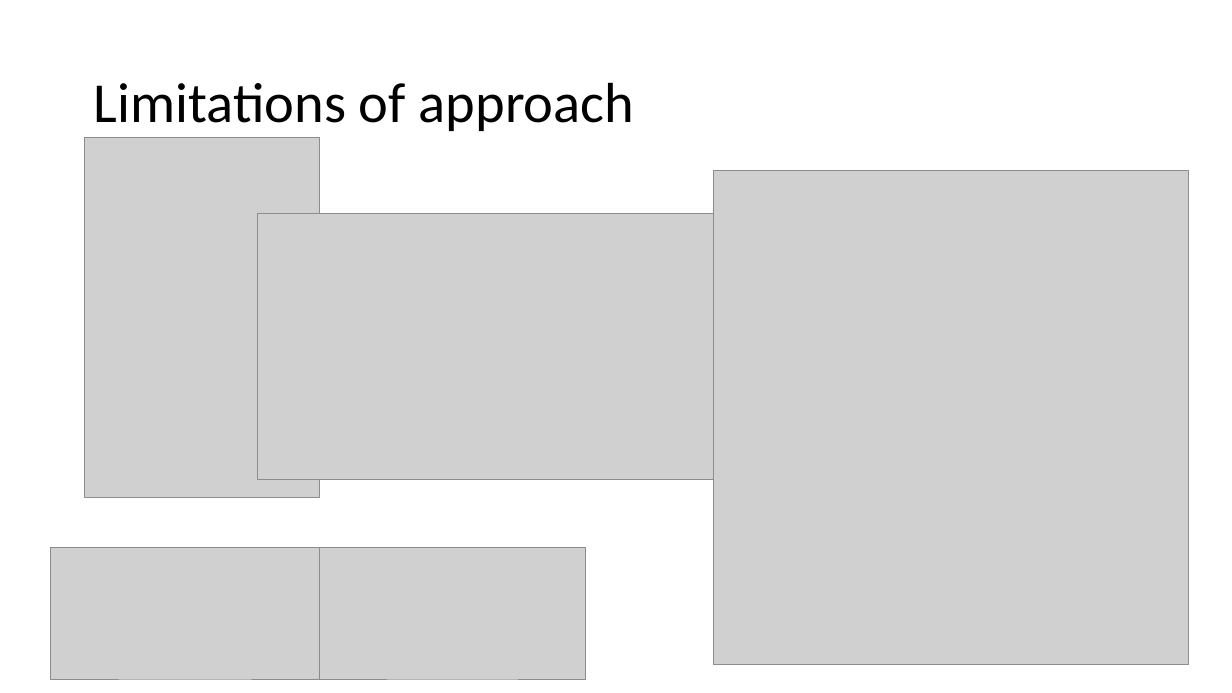
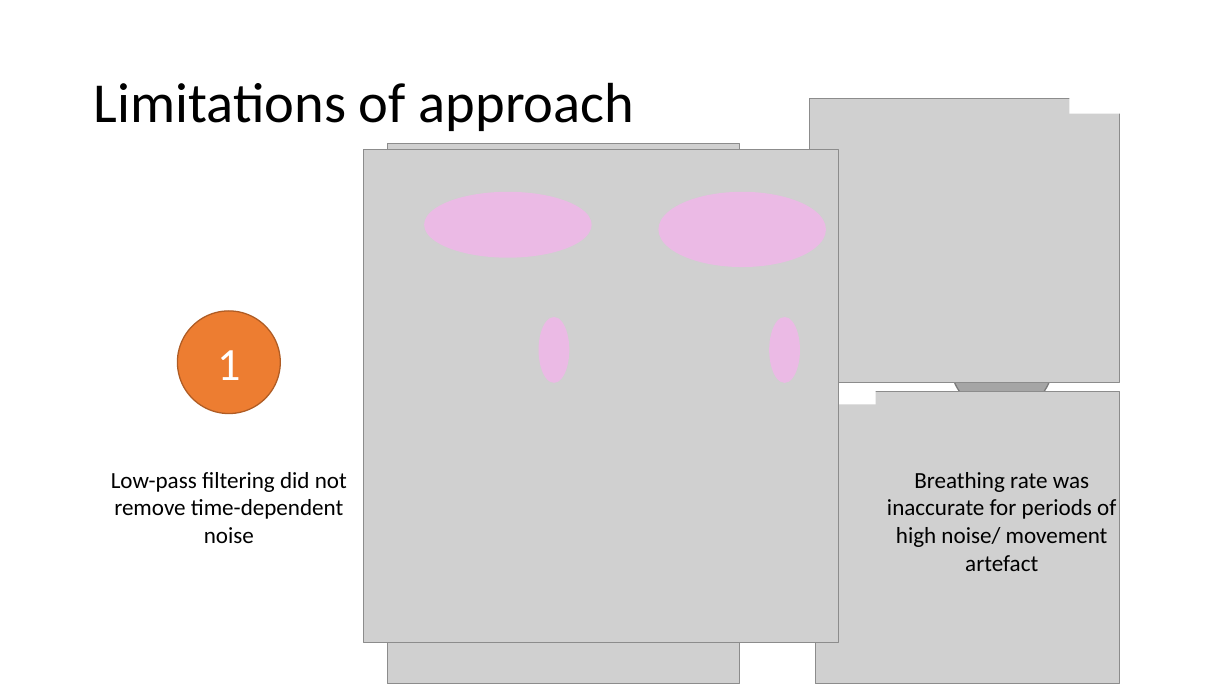
Before and after one commit to AoibheT-H/Algorithm_Challenge, a slide deck: slide 3 of Aoibhe_Turner_Heaney_Algorithm_Challenge_Presentation.pptx. Drawn at 1232x693 pixels with LibreOffice and Linux fonts; fonts in the diff are those of the drawing; grey boxes stand for pictures. Boxes give left, top, right and bottom in pixels: in the first picture for what was removed or moved away, otherwise in the second. Text is boxed around its words. In the diff, an @@ line names an element or a change of style, - is before the commit and + after.

```diff
--- a/Aoibhe_Turner_Heaney_Algorithm_Challenge_Presentation.pptx
+++ b/Aoibhe_Turner_Heaney_Algorithm_Challenge_Presentation.pptx
@@ picture: place and size @@
-picture at (257, 213, 834, 480)
+picture at (810, 99, 1120, 383)
@@ rectangle added at (1069, 97, 1142, 114), fill #FFFFFF @@
@@ picture: place and size @@
-picture at (714, 171, 1189, 665)
+picture at (363, 149, 838, 642)
@@ picture: place and size @@
-picture at (85, 138, 320, 497)
+picture at (387, 143, 740, 684)
@@ ellipse added at (177, 311, 280, 414), fill #ED7D31, outline #AF5C24 1 pt, 36 pt, text #FFFFFF @@
+1
@@ group added at (424, 192, 826, 383): 4 ellipses @@
@@ ellipse added at (951, 311, 1054, 414), fill #A5A5A5, outline #7A7A7A 1 pt, 36 pt, text #FFFFFF @@
+3
@@ rectangle added at (801, 387, 876, 404), fill #FFFFFF @@
@@ picture added at (815, 391, 1120, 684) @@
@@ text added at (111, 472, 347, 543), 18 pt, text #000000 @@
+Low-pass filtering did not remove time-dependent noise
@@ text added at (887, 472, 1116, 571), 18 pt, text #000000 @@
+Breathing rate was inaccurate for periods of high noise/ movement artefact
@@ picture removed at (51, 547, 319, 679) @@
@@ picture removed at (320, 547, 586, 679) @@
```
Also in this commit, not shown: 2 other slides changed, 1 slide added.
